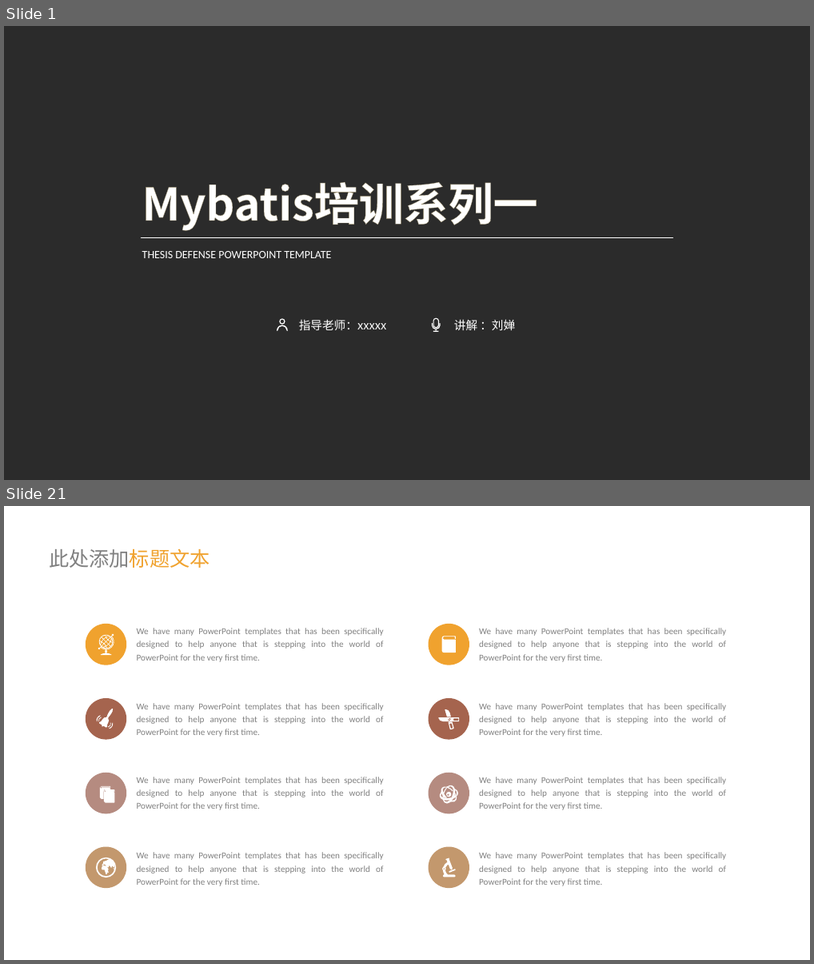
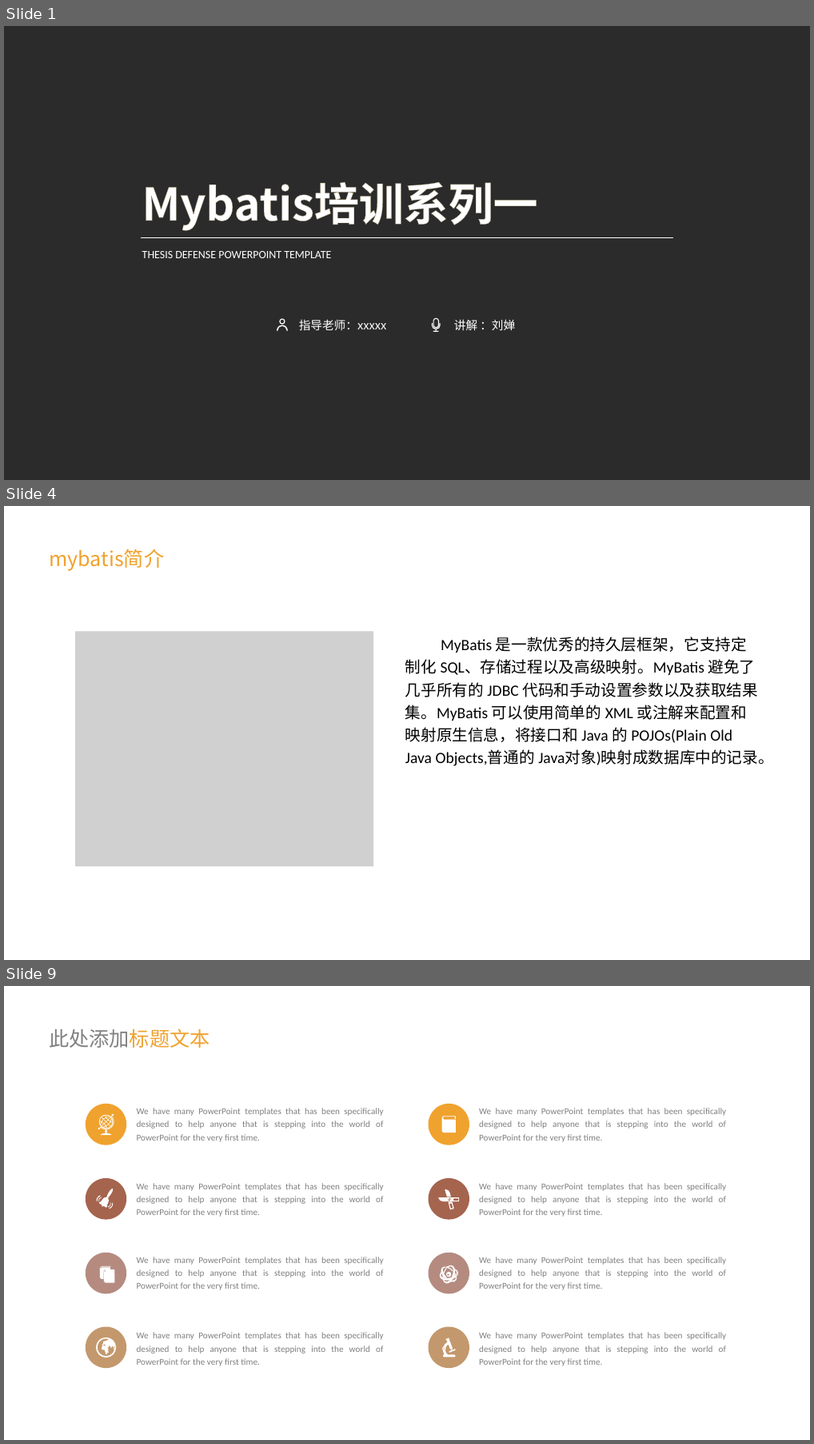
Before and after one commit to girlChan/Mybatis, a slide deck: mybatis培训系列一.pptx. Shown one above the other, each under a label of ours: slides 1 and 21 before the commit, slides 1, 4 and 9 after it; the slides between them are not shown. The pictures are 814x964 and 814x1444 pixels, drawn with LibreOffice and Linux fonts; fonts in the diff are those of the drawing; grey boxes stand for pictures; background and template pictures are left out; a plain dark background stands for a picture behind light text. Boxes give left, top, right and bottom in pixels: in the first picture for what was removed or moved away, otherwise in the second. Text is boxed around its words. In the diff, an @@ line names an element or a change of style, - is before the commit and + after.

```diff
--- a/mybatis培训系列一.pptx
+++ b/mybatis培训系列一.pptx
@@ slide 4 added at [4, 506, 810, 960], background picture (left out) @@
@@ text added at [49, 549, 164, 571], 18 pt, text #F0A22E @@
+mybatis简介
@@ picture added at [75, 631, 374, 866] @@
@@ text added at [406, 636, 774, 766], 14 pt, text #000000 @@
+MyBatis 是一款优秀的持久层框架，它支持定制化 SQL、存储过程以及高级映射。MyBatis 避免了几乎所有的 JDBC 代码和手动设置参数以及获取结果集。MyBatis 可以使用简单的 XML 或注解来配置和映射原生信息，将接口和 Java 的 POJOs(Plain Old Java Objects,普通的 Java对象)映射成数据库中的记录。
@@ freeform shape added at [417, 836, 432, 857], fill #FFFFFF @@
@@ what was slide 21 is now slide 9 @@
```
Also in this commit, not shown: 2 slides changed, 6 other slides added, 1 slide removed.
